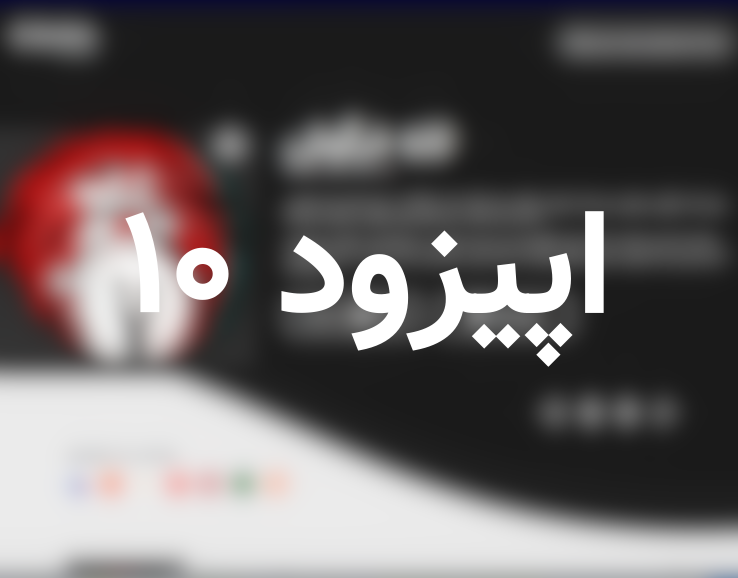
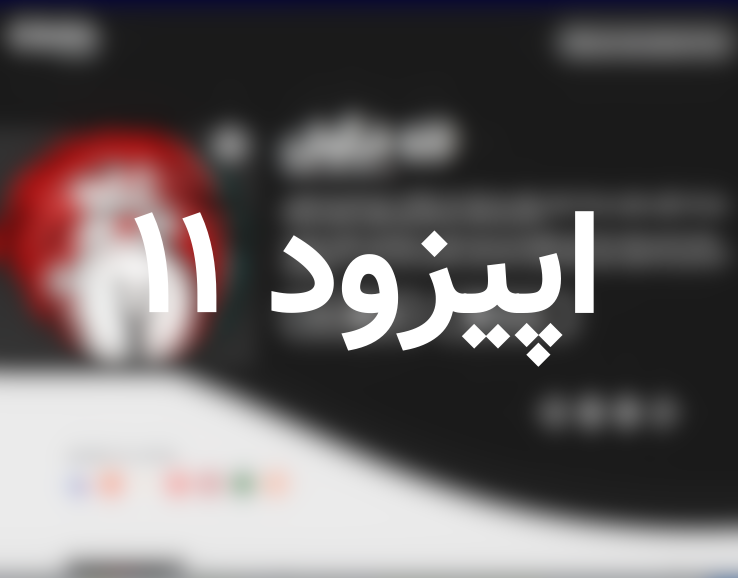
The second 738 × 578 image is a revision of the first. Changes to its layers:
renamed "اپیزود 10" to "اپیزود 11", painted on it over (x1=125, y1=211, x2=604, y2=367)
